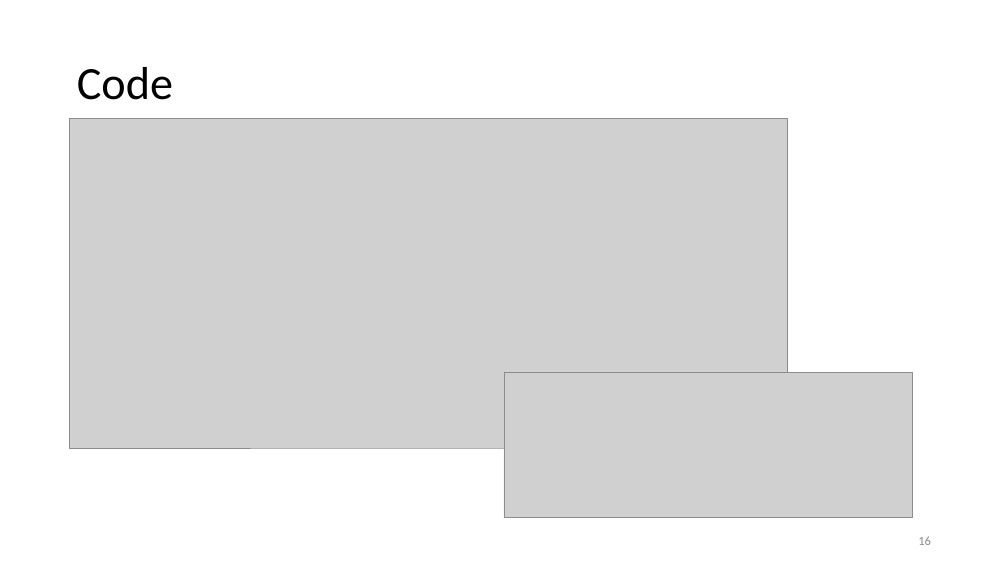
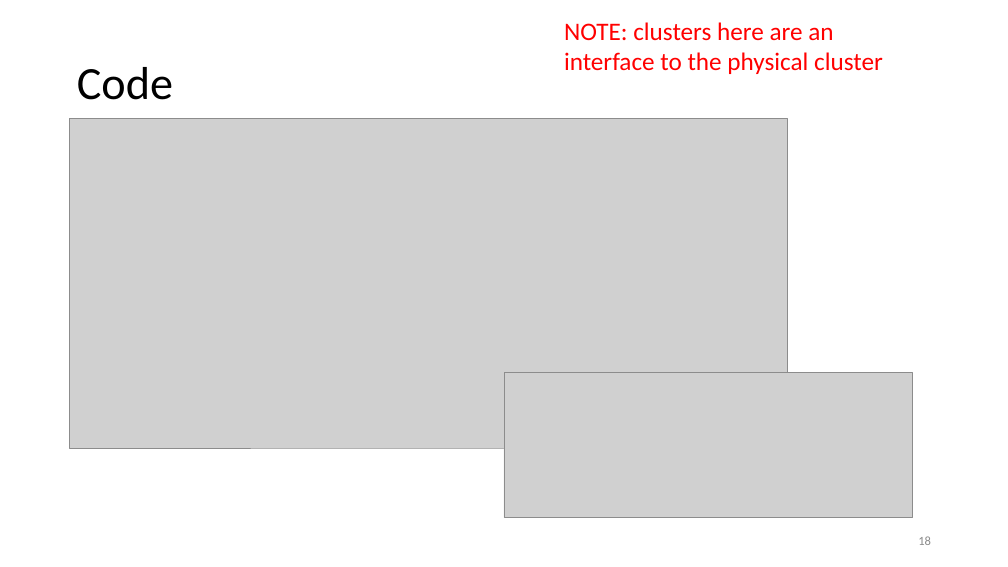
Before and after one commit to DavisLaboratory/Milton-presentation, a slide deck: slide 18 of HPC and git talk.pptx (slide 16 before the commit). Drawn at 1008x567 pixels with LibreOffice and Linux fonts; fonts in the diff are those of the drawing; grey boxes stand for pictures. Boxes give left, top, right and bottom in pixels: in the first picture for what was removed or moved away, otherwise in the second. Text is boxed around its words. In the diff, an @@ line names an element or a change of style, - is before the commit and + after.

```diff
--- a/HPC and git talk.pptx
+++ b/HPC and git talk.pptx
@@ text added at box(564, 22, 883, 74), 24 pt, text #FF0000 @@
+NOTE: clusters here are an interface to the physical cluster
```
Also in this commit, not shown: 3 other slides changed, 3 slides added.
